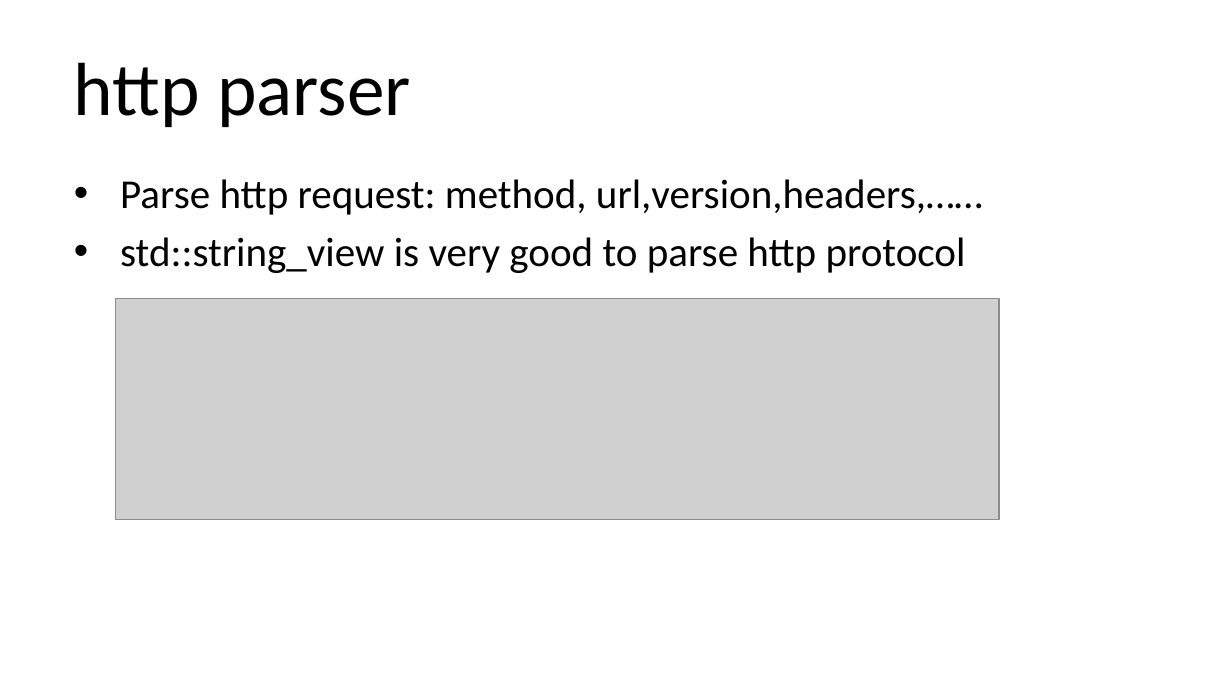
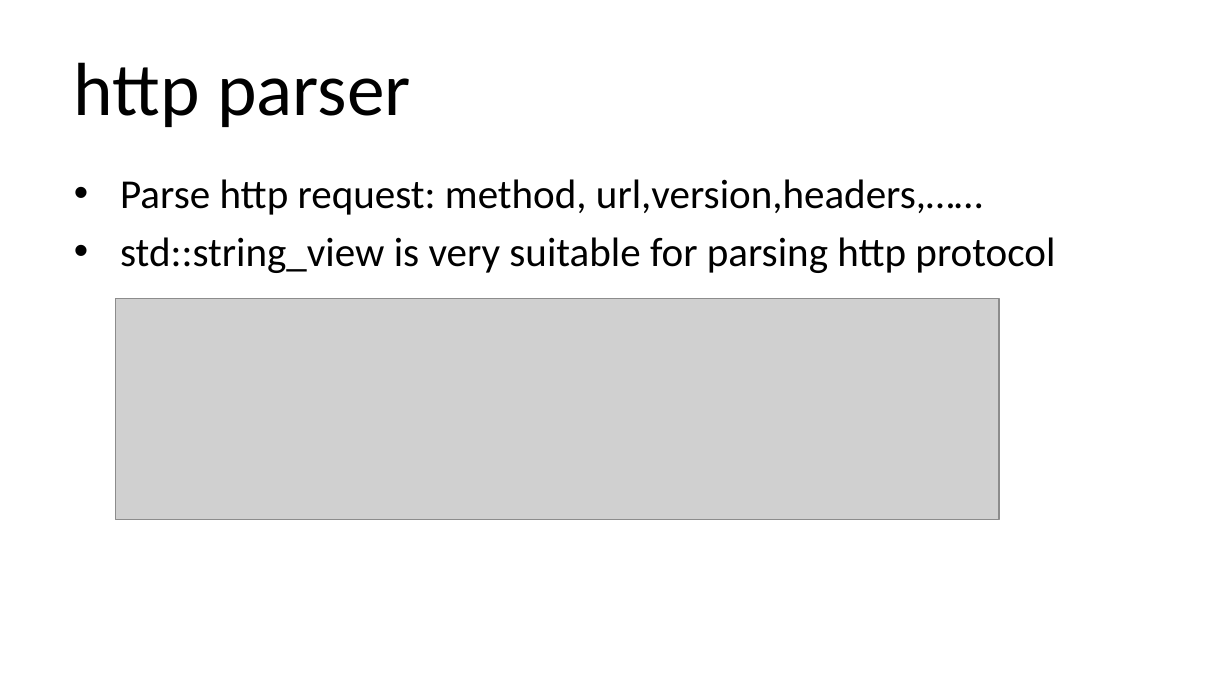
Before and after one commit to qicosmos/cppcon2018, a slide deck: slide 27 of cppcon2018.pptx. Drawn at 1232x693 pixels with LibreOffice and Linux fonts; fonts in the diff are those of the drawing; grey boxes stand for pictures. Boxes give left, top, right and bottom in pixels: in the first picture for what was removed or moved away, otherwise in the second. Text is boxed around its words. In the diff, an @@ line names an element or a change of style, - is before the commit and + after.

```diff
--- a/cppcon2018.pptx
+++ b/cppcon2018.pptx
@@ text at [120,237,1055,273]: text changed @@
-• std::string_view is very good to parse http protocol
+• std::string_view is very suitable for parsing http protocol
```
Also in this commit, not shown: 8 other slides changed, 1 slide added, 1 slide removed.
